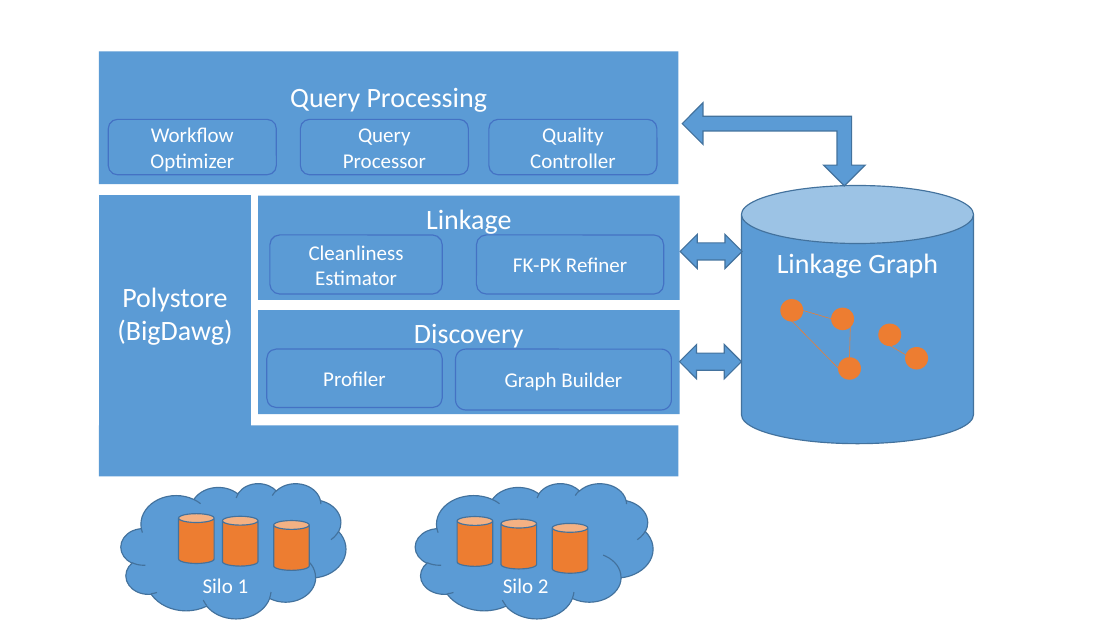
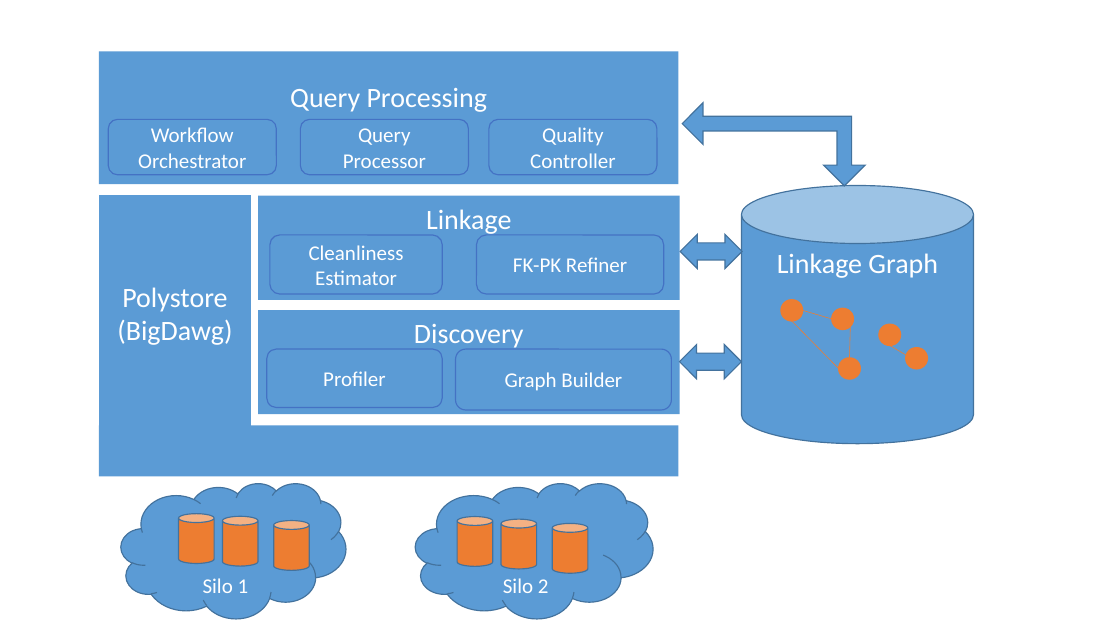
Before and after one commit to qcri/DataCivilizer, a slide deck: slide 3 of figs.pptx. Drawn at 1120x630 pixels with LibreOffice and Linux fonts; fonts in the diff are those of the drawing. Boxes give left, top, right and bottom in pixels: in the first picture for what was removed or moved away, otherwise in the second. Text is boxed around its words. In the diff, an @@ line names an element or a change of style, - is before the commit and + after.

Commit message:
Adding figure from ppt

```diff
--- a/figs.pptx
+++ b/figs.pptx
@@ text in rounded rectangle at box(138, 127, 246, 168): text changed @@
-Workflow Optimizer
+Workflow Orchestrator
```
